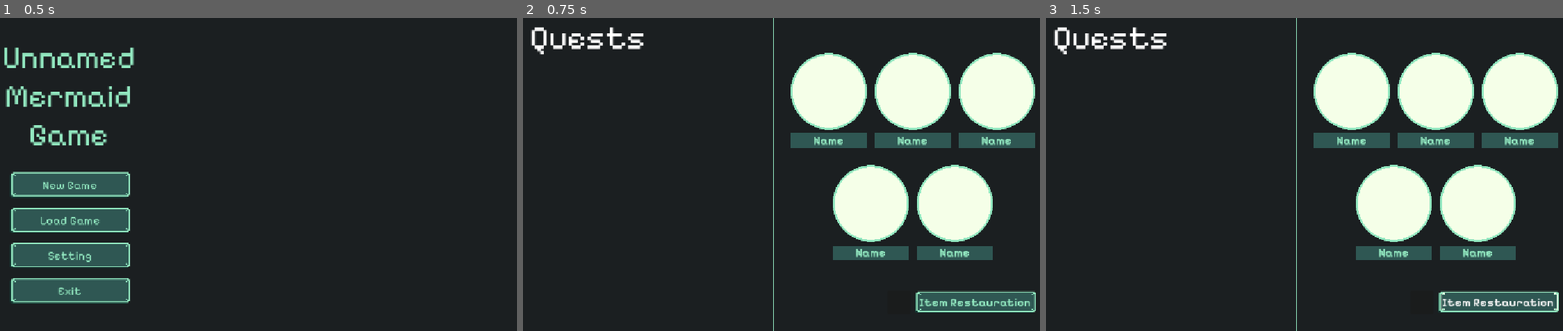
Above: before the commit, frames 1-3 (left to right).
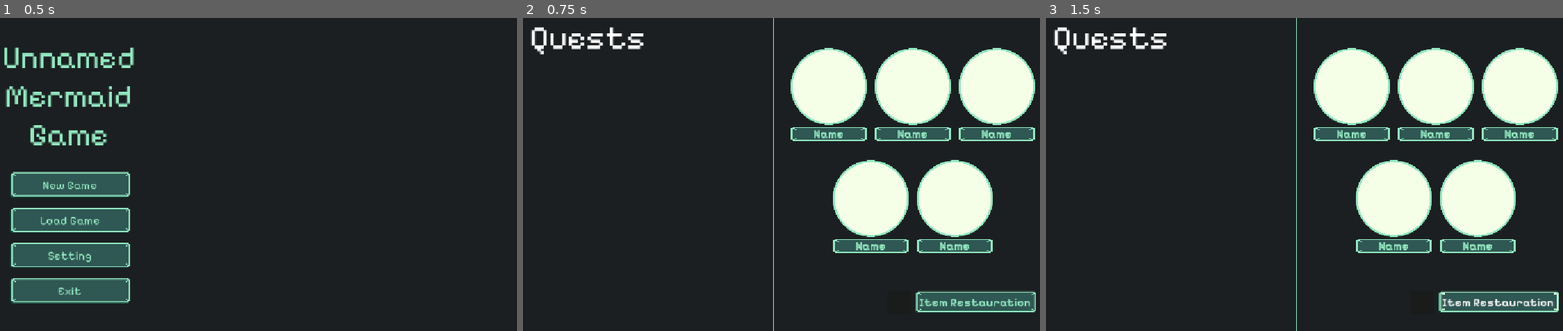
Above: after the commit, the same moments.

Repository: LenaCichewitz/GameJam
Game: Godot game, scene res://scenes/main_scene.tscn
The game is run twice, just before and just after one commit, with the same random seed, the same clock (stepped at 60 frames per second) and the same inputs.
Inputs:
- Up to frame 1 (0.5 s): no input
- Up to frame 2 (0.75 s): click "New Game" at 0.5 s
- Up to frame 3 (1.5 s): click "Item Restauration" at 1.25 s

Frame 1 is identical in both runs. In frame 2, 7.3% of the frame differs, in the area x 51-100%, y 9-78%; in frame 3, 7.3%.

Commit message:
Implemente nameshild

Diff:
--- a/scenes/ui/components/mermaid_list_item.tscn
+++ b/scenes/ui/components/mermaid_list_item.tscn
@@ -2,9 +2,10 @@
 
 [ext_resource type="Texture2D" uid="uid://dwcyfyx68f4qq" path="res://graphics/IU-Placeholder-Mermaid-Head.svg" id="1_q4vjp"]
 [ext_resource type="FontFile" uid="uid://bwgkwulj2e4wq" path="res://Fonts/Pixelify_Sans/static/PixelifySans-Bold.ttf" id="1_q5u5i"]
+[ext_resource type="Texture2D" uid="uid://htg28i7jvorj" path="res://graphics/IU-Mermaid-Nameplate.svg" id="3_k8xct"]
 
-[sub_resource type="StyleBoxFlat" id="StyleBoxFlat_1p5kp"]
-bg_color = Color(0.18431373, 0.34117648, 0.3254902, 1)
+[sub_resource type="StyleBoxTexture" id="StyleBoxTexture_rnqdw"]
+texture = ExtResource("3_k8xct")
 
 [node name="MermaidListItem" type="Control" unique_id=1707984664]
 custom_minimum_size = Vector2(158, 200)
@@ -21,6 +22,7 @@
 anchors_preset = 15
 anchor_right = 1.0
 anchor_bottom = 1.0
+offset_bottom = -19.865173
 grow_horizontal = 2
 grow_vertical = 2
 
@@ -35,7 +37,7 @@
 theme_override_colors/font_color = Color(0.57254905, 0.9098039, 0.7529412, 1)
 theme_override_fonts/font = ExtResource("1_q5u5i")
 theme_override_font_sizes/font_size = 24
-theme_override_styles/normal = SubResource("StyleBoxFlat_1p5kp")
+theme_override_styles/normal = SubResource("StyleBoxTexture_rnqdw")
 text = "Name"
 horizontal_alignment = 1
 vertical_alignment = 1
